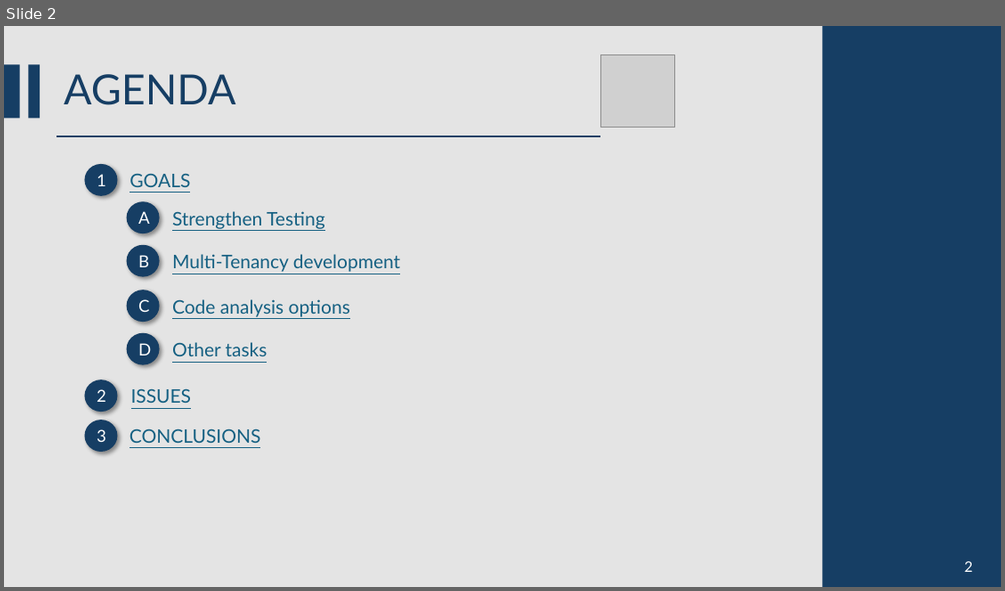
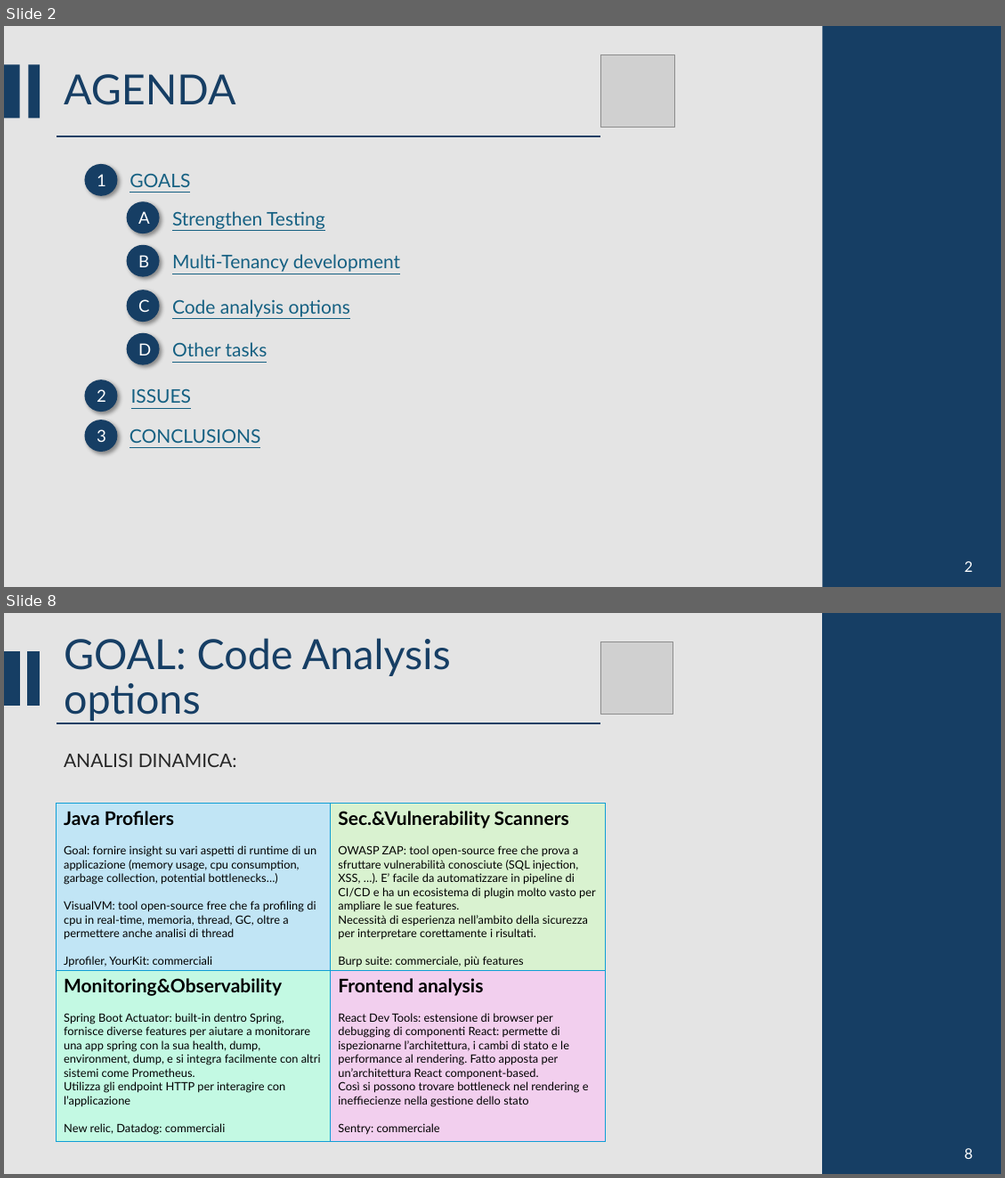
Before and after one commit to CSW-Teams/MS3-docs, a slide deck: ShiftsHappen/Sprint 2/CSW Sprint 2.pptm. Shown one above the other, each under a label of ours: slide 2 before the commit, slides 2 and 8 after it; the slides between them are not shown. The pictures are 1005x591 and 1005x1178 pixels, drawn with LibreOffice and Linux fonts; fonts in the diff are those of the drawing; grey boxes stand for pictures. Boxes give left, top, right and bottom in pixels: in the first picture for what was removed or moved away, otherwise in the second. Text is boxed around its words. In the diff, an @@ line names an element or a change of style, - is before the commit and + after.

```diff
--- a/ShiftsHappen/Sprint 2/CSW Sprint 2.pptm
+++ b/ShiftsHappen/Sprint 2/CSW Sprint 2.pptm
@@ slide 8 added at (4,613,1001,1174), background #D9D9D9 at 70% opacity @@
@@ title added at (64,638,451,721), 40 pt, text #163E64 @@
+GOAL: Code Analysis options
@@ rectangle added at (823,613,1001,1174), fill #163E64, outline #163E64 1.5 pt @@
@@ rectangle added at (4,652,20,705), fill #163E64, outline #163E64 1.5 pt @@
@@ rectangle added at (28,652,39,705), fill #163E64, outline #163E64 1.5 pt @@
@@ picture added at (600,642,673,714) @@
@@ line added from (57, 723) to (600, 723), #163E64 1.5 pt @@
@@ text added at (64,754,237,767), 18 pt, text #262626 @@
+ANALISI DINAMICA:
@@ table added at (57,803,606,1142), 2 rows, 2 columns @@
+Java Profilers / Goal: fornire insight su vari aspetti di runtime di un applicazione (memory usage, cpu consumption, garbage collection, potential bottlenecks…) / VisualVM: tool open-source free che fa profiling di cpu in real-time, memoria, thread, GC, oltre a permettere anche analisi di thread / Jprofiler, YourKit: commerciali | Sec.&Vulnerability Scanners / OWASP ZAP: tool open-source free che prova a sfruttare vulnerabilità conosciute (SQL injection, XSS, …). E’ facile da automatizzare in pipeline di CI/CD e ha un ecosistema di plugin molto vasto per ampliare le sue features. / Necessità di esperienza nell’ambito della sicurezza per interpretare corettamente i risultati. / Burp suite: commerciale, più features
+Monitoring&Observability / Spring Boot Actuator: built-in dentro Spring, fornisce diverse features per aiutare a monitorare una app spring con la sua health, dump, environment, dump, e si integra facilmente con altri sistemi come Prometheus. / Utilizza gli endpoint HTTP per interagire con l’applicazione / New relic, Datadog: commerciali | Frontend analysis / React Dev Tools: estensione di browser per debugging di componenti React: permette di ispezionarne l’architettura, i cambi di stato e le performance al rendering. Fatto apposta per un’architettura React component-based. / Così si possono trovare bottleneck nel rendering e ineffiecienze nella gestione dello stato / Sentry: commerciale
@@ text added at (964,1148,972,1159), 14 pt, text #FFFFFF @@
+8
```
Also in this commit, not shown: 7 slides changed, 3 other slides added, 1 slide removed.
